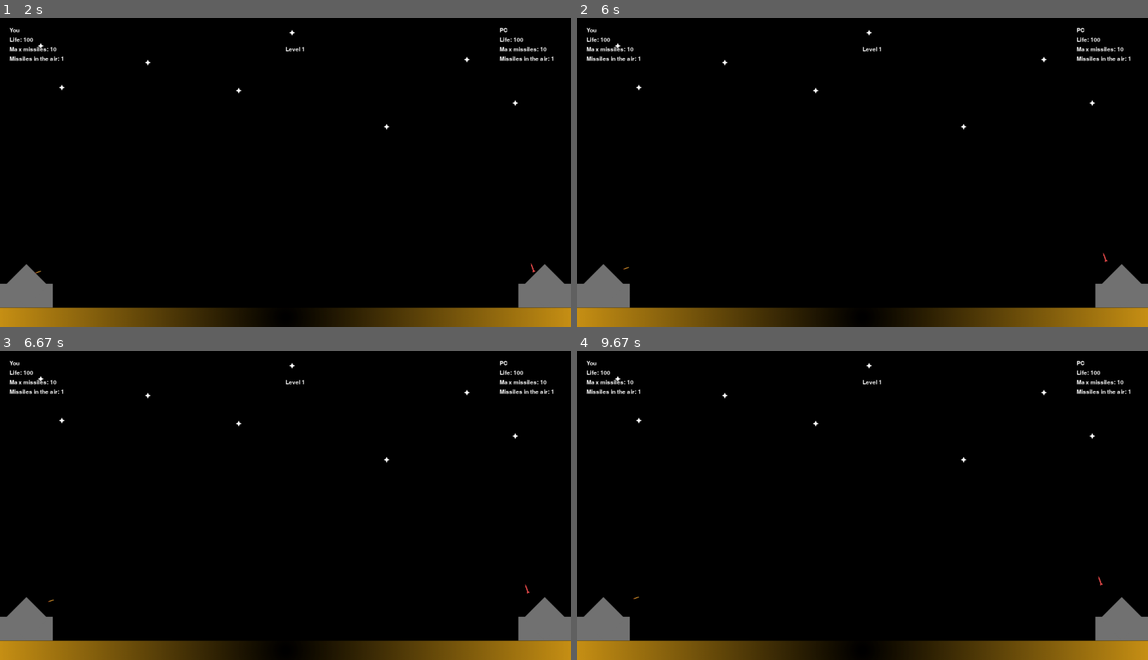
Above: before the commit, frames 1-4 (two rows, left to right).
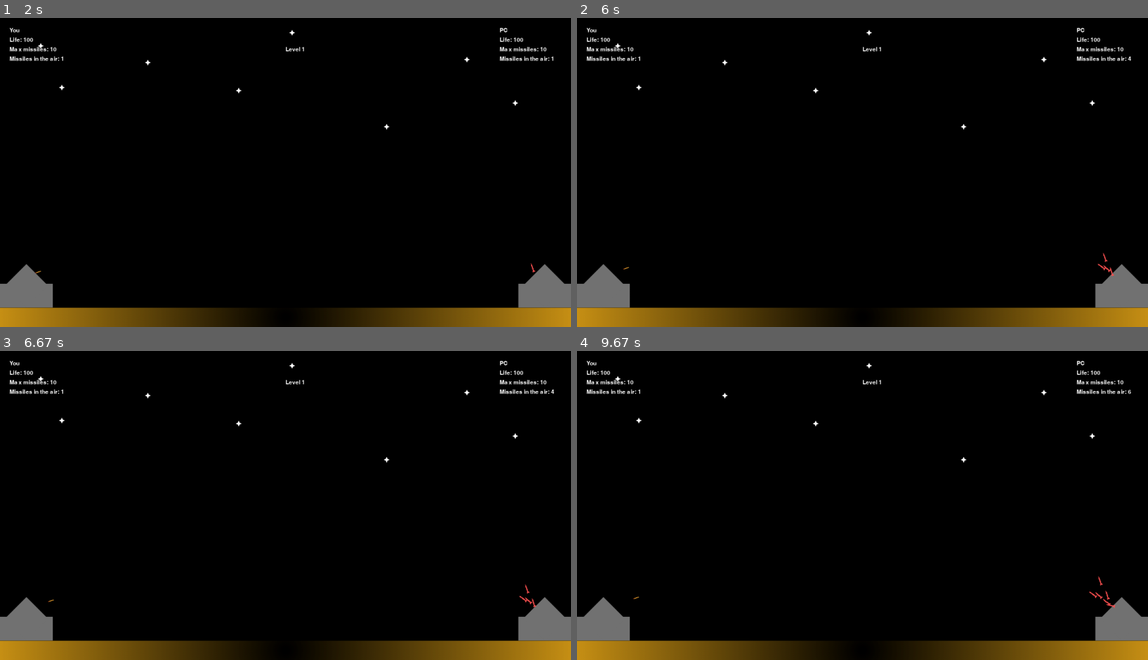
Above: after the commit, the same moments.

Repository: pierrecbrito/game-pygame
Game: pygame game, started from main.py
The game is run twice, just before and just after one commit, with the same random seed, the same clock (stepped at 60 frames per second) and the same inputs.
Inputs (mouse positions are in pixels of both pictures, inside the frame that each line leads up to):
- Up to frame 1 (2 s): press the mouse at (468, 123) at 0.37 s; move the mouse to (388, 194) at 0.47 s; release the mouse at (302, 262) at 0.6 s; press the mouse at (468, 123) at 0.7 s; move the mouse to (285, 92) at 0.8 s; release the mouse at (97, 64) at 0.93 s; press the mouse at (468, 123) at 1.03 s; move the mouse to (451, 172) at 1.13 s; release the mouse at (433, 221) at 1.27 s
- Up to frame 2 (6 s): no input
- Up to frame 3 (6.67 s): no input
- Up to frame 4 (9.67 s): no input

Frame 1 is identical in both runs. In frame 2, less than 0.1% of the frame differs, in the area x 91-98%, y 12-84%; in frame 3, less than 0.1%; in frame 4, less than 0.1%, in the area x 89-98%, y 12-84%.

Commit message:
Levels page

Diff:
--- a/main.py
+++ b/main.py
@@ -25,7 +25,7 @@
     return_index = index_page.screenUpdate()
     if(return_index == 1):
         game_page.makeCurrentScreen()
-        game_page.mount()
+        game_page.mount(1)
     elif(return_index == 2):
         about_page.makeCurrentScreen()
         about_page.mount()
@@ -43,6 +43,9 @@
     if(return_levels == -1):
         index_page.makeCurrentScreen()
         index_page.mount()
+    elif(return_levels > 0):
+        game_page.makeCurrentScreen()
+        game_page.mount(start_level=return_levels)
 
     game_page.screenUpdate()
     pygame.display.update()
--- a/pages/game.py
+++ b/pages/game.py
@@ -21,8 +21,7 @@
         self.your_max_missiles = 10
         self.pc_max_missiles = 10
 
-
-    def mount(self):
+    def mount(self, start_level):
         # Load the background image
         self.background = pygame.image.load(path_assets / 'img/background-game.png').convert()
         self.background = pygame.transform.scale(self.background, (1200, 650))
@@ -30,13 +29,14 @@
         self.pc_missiles = pygame.sprite.Group()
         self.targets = pygame.sprite.Group()
         self.all_missiles = []
-        self.level = 1
+        self.level = start_level
 
         if self.CurrentState:
             self.send_random_missile()
             self.SEND_MISSILE_EVENT = pygame.USEREVENT + 1
-            pygame.time.set_timer(self.SEND_MISSILE_EVENT, math.floor(10000 / self.level))
+            pygame.time.set_timer(self.SEND_MISSILE_EVENT, 2000 - (190 * self.level))
             self.font = pygame.font.Font(None, 18)  # Fonte padrão com tamanho 36
+
 
     def screenUpdate(self):
         if self.CurrentState:
--- a/pages/levels.py
+++ b/pages/levels.py
@@ -33,6 +33,12 @@
                     y_offset += 100
                     x_offset = 330
 
+            for btn in self.btns:
+                return_to_game = btn.focusCheck(pygame.mouse.get_pos(), pygame.mouse.get_pressed())
+                if(return_to_game):
+                    self.endCurrentScreen()
+                    return int(btn.text)
+
             title = self.font.render("Levels", True, (255, 255, 255))
             self.screen.blit(title, (525, 50))
 
@@ -44,4 +50,4 @@
             if(return_to_index):
                 self.endCurrentScreen()
                 return -1
-            return 0
+        return 0
